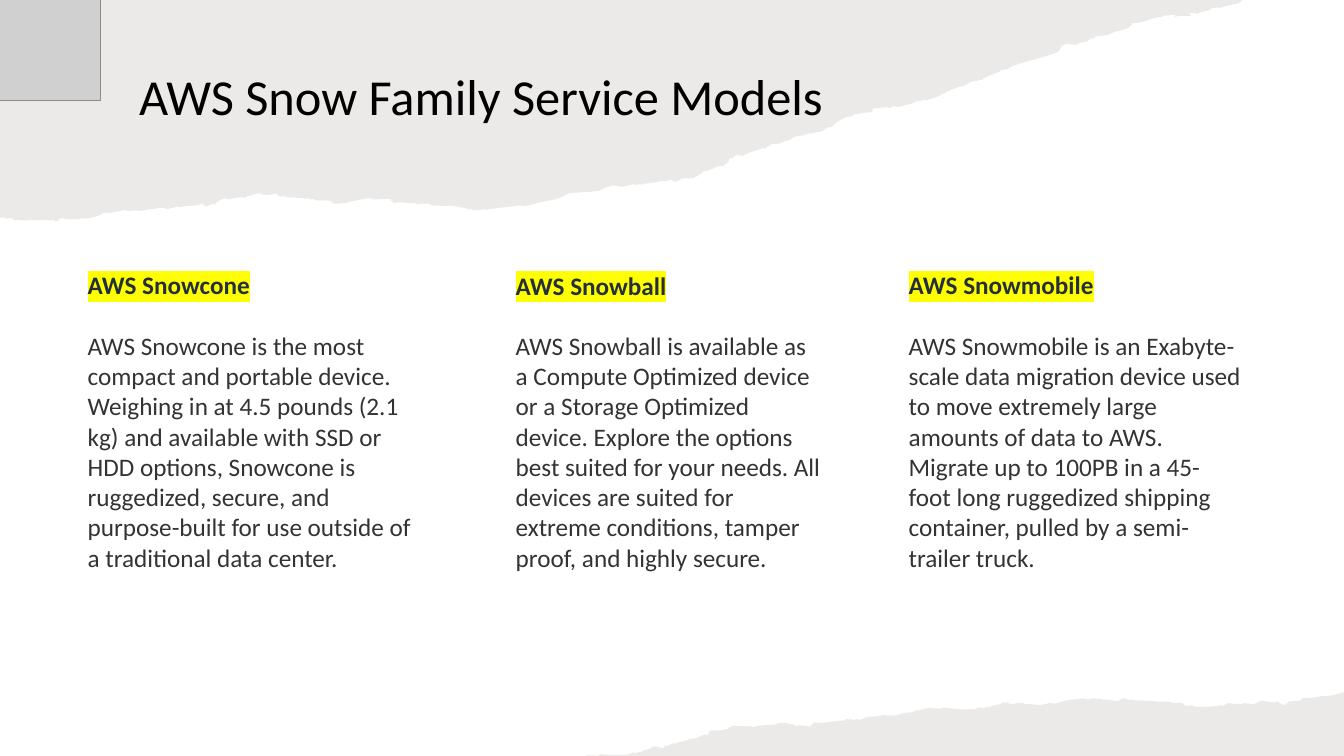
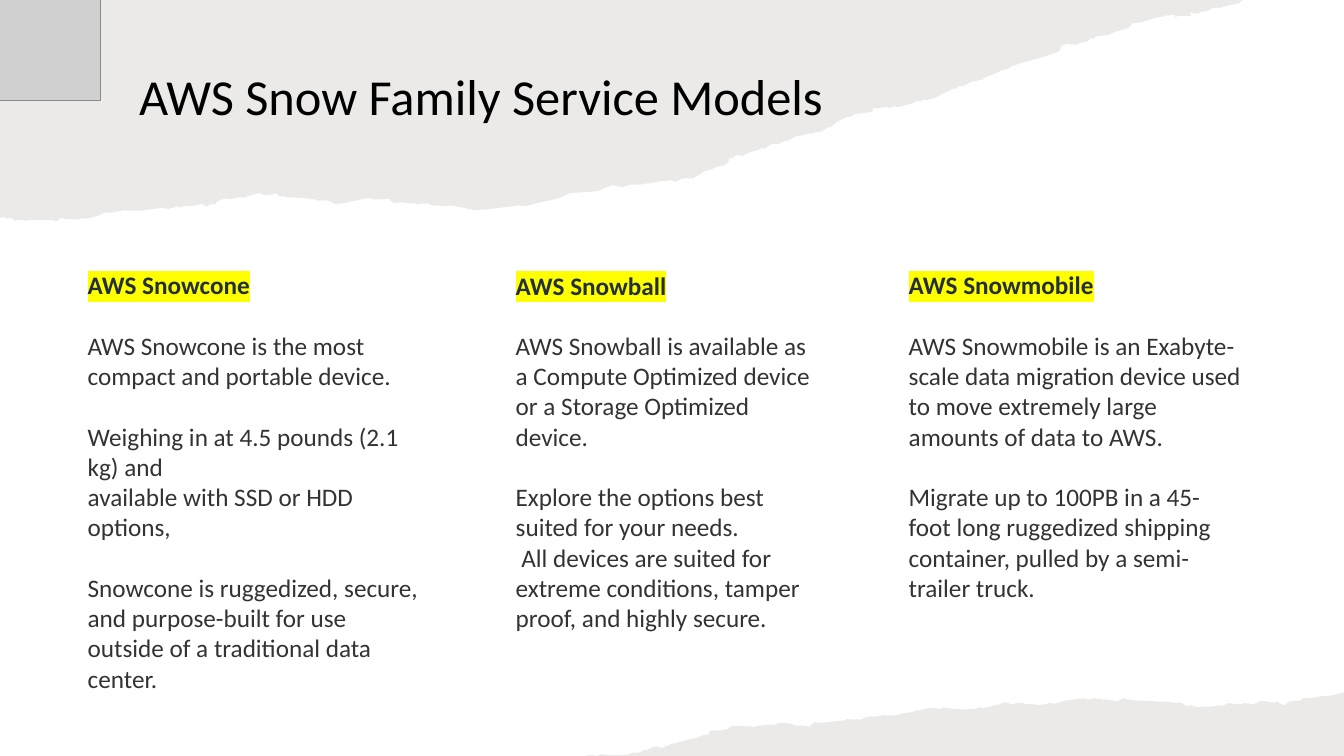
Before and after one commit to IlyaChakun/aws-iba-courses, a slide deck: slide 4 of lecture-materials/Migration&Transfer/aws_snow_family/snow_family.pptx (slide 3 before the commit). Drawn at 1344x756 pixels with LibreOffice and Linux fonts; fonts in the diff are those of the drawing; grey boxes stand for pictures. Boxes give left, top, right and bottom in pixels: in the first picture for what was removed or moved away, otherwise in the second. Text is boxed around its words. In the diff, an @@ line names an element or a change of style, - is before the commit and + after.

```diff
--- a/lecture-materials/Migration&Transfer/aws_snow_family/snow_family.pptx
+++ b/lecture-materials/Migration&Transfer/aws_snow_family/snow_family.pptx
@@ text at <box>88,337,417,688</box>: text changed @@
-AWS Snowcone is the most compact and portable device. Weighing in at 4.5 pounds (2.1 kg) and available with SSD or HDD options, Snowcone is ruggedized, secure, and purpose-built for use outside of a traditional data center.
+AWS Snowcone is the most compact and portable device.
+Weighing in at 4.5 pounds (2.1 kg) and
+available with SSD or HDD options,
+Snowcone is ruggedized, secure, and purpose-built for use outside of a traditional data center.
@@ text at <box>516,337,810,632</box>: text changed @@
-AWS Snowball is available as a Compute Optimized device or a Storage Optimized device. Explore the options best suited for your needs. All devices are suited for extreme conditions, tamper proof, and highly secure.
+AWS Snowball is available as a Compute Optimized device or a Storage Optimized device.
+Explore the options best suited for your needs.
+All devices are suited for extreme conditions, tamper proof, and highly secure.
@@ text at <box>909,337,1241,597</box>: text changed @@
-AWS Snowmobile is an Exabyte-scale data migration device used to move extremely large amounts of data to AWS. Migrate up to 100PB in a 45-foot long ruggedized shipping container, pulled by a semi-trailer truck.
+AWS Snowmobile is an Exabyte-scale data migration device used to move extremely large amounts of data to AWS.
+Migrate up to 100PB in a 45-foot long ruggedized shipping container, pulled by a semi-trailer truck.
```
Also in this commit, not shown: 3 other slides changed, 2 slides added, 30 other files.
